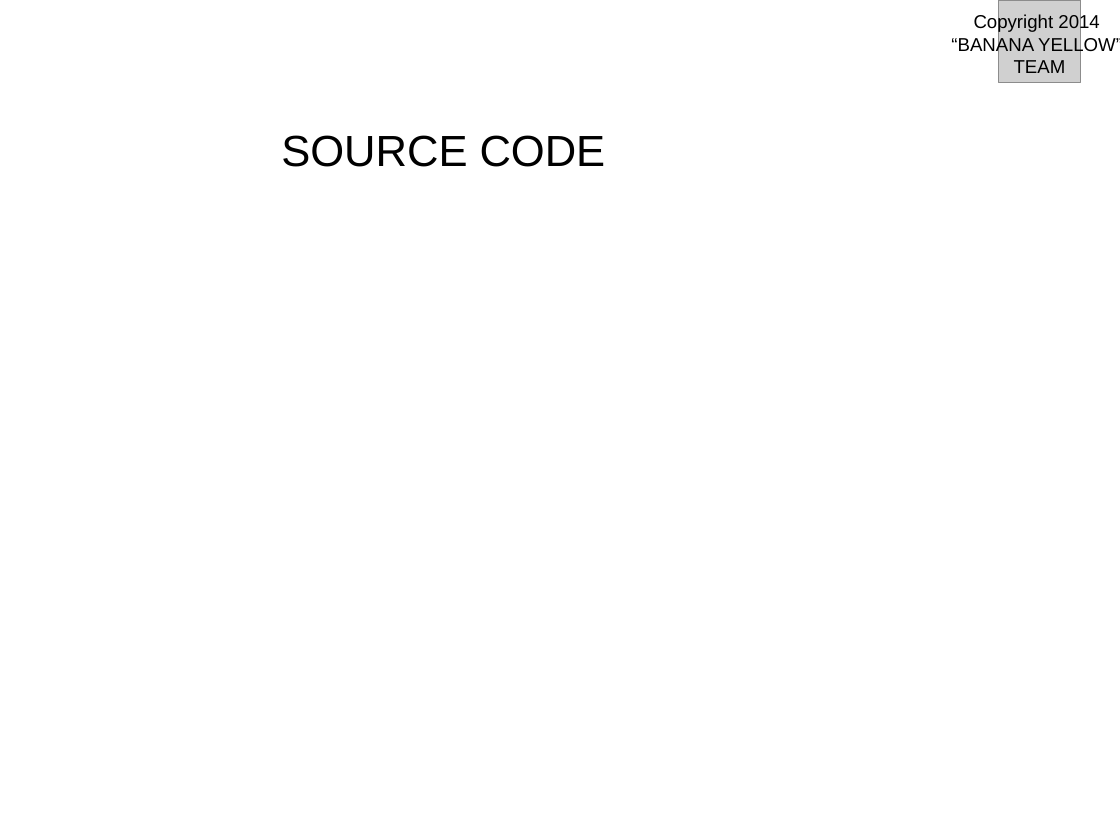
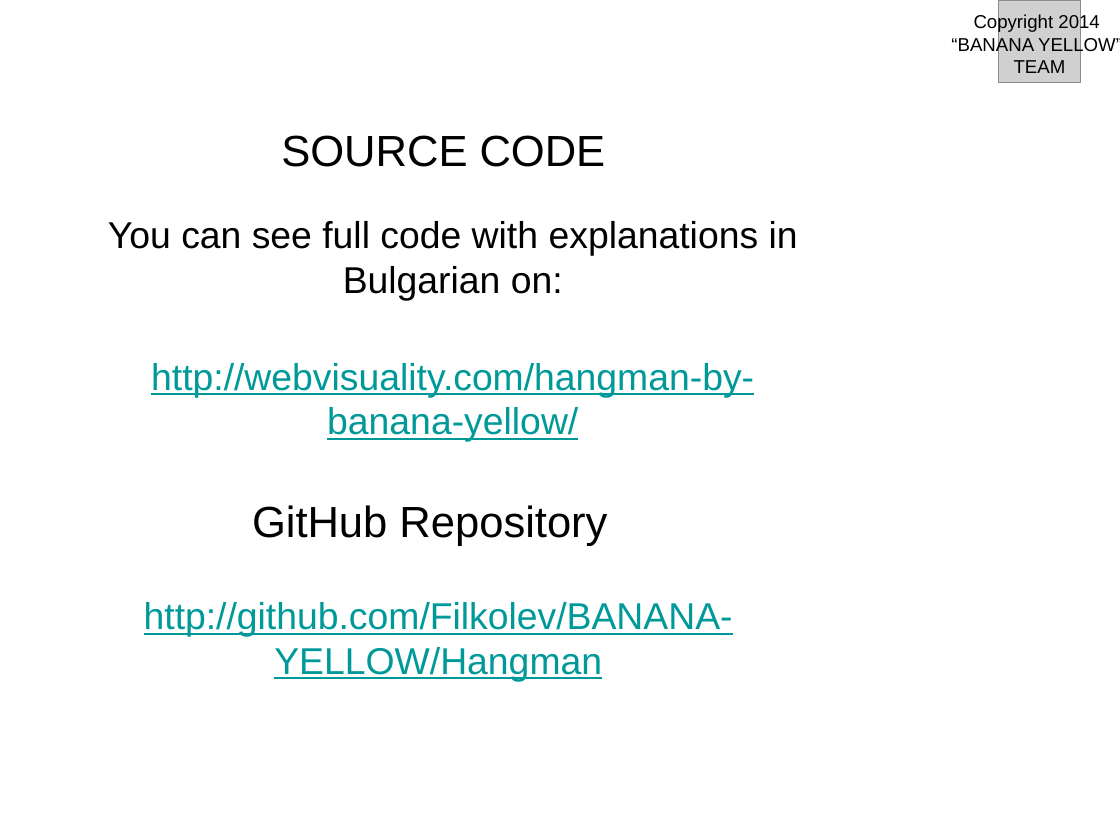
Before and after one commit to Filkolev/BANANA-YELLOW, a slide deck: slide 3 of BANANA_YELLOW_HANGMAN.pptx. Drawn at 1120x840 pixels with LibreOffice and Linux fonts; fonts in the diff are those of the drawing; grey boxes stand for pictures; background and template pictures are left out. Boxes give left, top, right and bottom in pixels: in the first picture for what was removed or moved away, otherwise in the second. Text is boxed around its words. In the diff, an @@ line names an element or a change of style, - is before the commit and + after.

```diff
--- a/BANANA_YELLOW_HANGMAN.pptx
+++ b/BANANA_YELLOW_HANGMAN.pptx
@@ text added at bbox=[108, 221, 798, 442], 24 pt, text #009999, underline @@
+You can see full code with explanations in Bulgarian on:
+http://webvisuality.com/hangman-by-banana-yellow/
@@ text added at bbox=[252, 505, 607, 546], 28 pt, text #000000 @@
+GitHub Repository
@@ text added at bbox=[144, 602, 733, 682], 24 pt, text #009999, underline @@
+http://github.com/Filkolev/BANANA-YELLOW/Hangman
```
Also in this commit, not shown: 1 slide removed.
